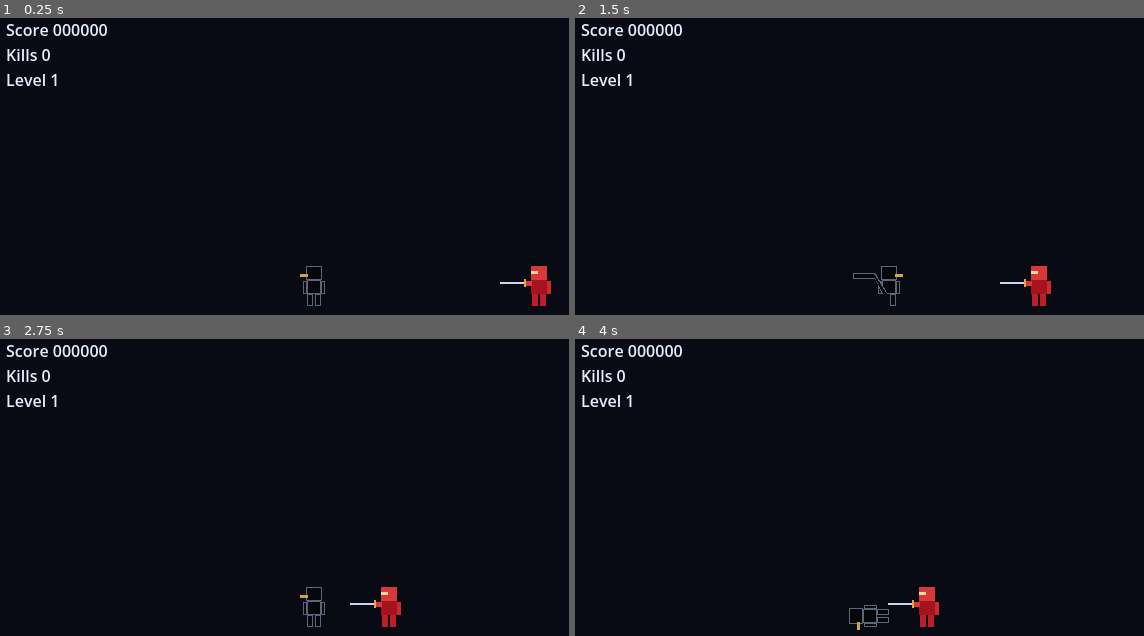
Above: before the commit, frames 1-4 (two rows, left to right).
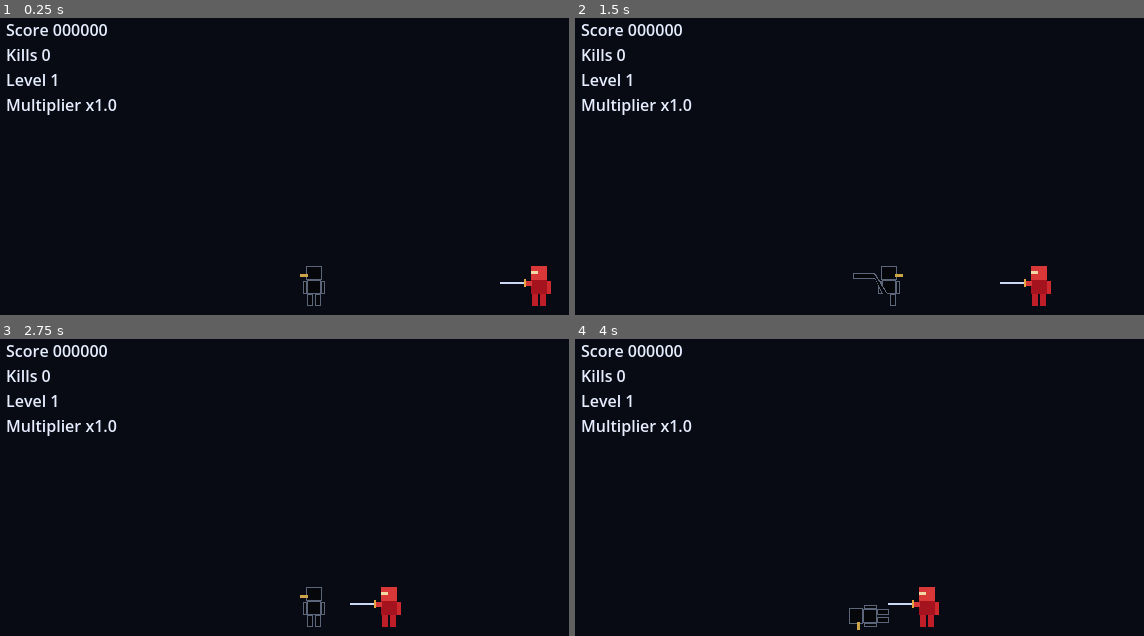
Above: after the commit, the same moments.

Repository: selymax79/Moonfall-Dojo
Game: Godot game, scene res://scenes/main.tscn
The game is run twice, just before and just after one commit, with the same random seed, the same clock (stepped at 60 frames per second) and the same inputs.
Inputs:
- Up to frame 1 (0.25 s): no input
- Up to frame 2 (1.5 s): hold Right (turn_right) 0.53-1.28 s; hold Down (duck) 0.53-1.28 s; tap Up (jump) at 0.77 s; hold Left (turn_left) from 1.28 s (still down); tap X (kick) at 1.35 s
- Up to frame 3 (2.75 s): tap Up (jump) at 1.52 s; release Left (turn_left) at 2.03 s; hold Right (turn_right) from 2.03 s (still down); hold Z (punch) from 2.03 s (still down)
- Up to frame 4 (4 s): release Z (punch) at 2.78 s; tap Down (duck) at 2.85 s; tap Up (jump) at 3.02, 3.77 s; release Right (turn_right) at 3.53 s; hold Left (turn_left) from 3.53 s (still down); hold X (kick) from 3.53 s (still down)

The runs differ from the first frame. In frame 1, 0.4% of the frame differs, in the area x 1-21%, y 27-33%; in frame 2, 0.4%; in frame 3, 0.4%; in frame 4, 0.4%.

Commit message:
Add run-based score multiplier

Diff:
--- a/scenes/main.tscn
+++ b/scenes/main.tscn
@@ -15,7 +15,7 @@
 offset_left = 12.0
 offset_top = 12.0
 offset_right = 172.0
-offset_bottom = 80.0
+offset_bottom = 104.0
 mouse_filter = 2
 theme_override_constants/separation = 2
 
@@ -39,3 +39,10 @@
 theme_override_colors/font_color = Color(0.9, 0.93, 1, 1)
 theme_override_font_sizes/font_size = 16
 text = "Level 1"
+
+[node name="MultiplierLabel" type="Label" parent="HUD/RunStats"]
+layout_mode = 2
+mouse_filter = 2
+theme_override_colors/font_color = Color(0.9, 0.93, 1, 1)
+theme_override_font_sizes/font_size = 16
+text = "Multiplier x1.0"
--- a/scripts/main.gd
+++ b/scripts/main.gd
@@ -15,6 +15,8 @@
 const HANDLED_THREATS_PER_LEVEL: int = 4
 var score: int = 0
 var kills: int = 0
+# Supply before _ready() for a future higher-level start; progression stays relative to this run.
+var run_start_level: int = 1
 var level: int = 1
 var spawn_countdown: float = -1.0
 var active_assassin = null
@@ -24,6 +26,7 @@
 @onready var score_label: Label = $HUD/RunStats/ScoreLabel
 @onready var kills_label: Label = $HUD/RunStats/KillsLabel
 @onready var level_label: Label = $HUD/RunStats/LevelLabel
+@onready var multiplier_label: Label = $HUD/RunStats/MultiplierLabel
 
 
 ## Randomise before entering the tree so tests can override the seed before the first spawn.
@@ -33,6 +36,7 @@
 
 ## A fresh scene starts a fresh encounter without resetting any existing Player state.
 func _ready() -> void:
+	level = run_start_level
 	update_hud()
 	spawn_assassin()
 
@@ -42,6 +46,17 @@
 	score_label.text = "Score %06d" % score
 	kills_label.text = "Kills %d" % kills
 	level_label.text = "Level %d" % level
+	var half_units: int = get_multiplier_half_units()
+	# Integer quotient and remainder display exact halves with one decimal place.
+	@warning_ignore("integer_division")
+	multiplier_label.text = "Multiplier x%d.%d" % [half_units / 2, (half_units % 2) * 5]
+
+
+## Two half-units mean x1.0; each three completed run levels add another half-unit.
+func get_multiplier_half_units() -> int:
+	# Truncation intentionally counts only complete groups of three levels.
+	@warning_ignore("integer_division")
+	return 2 + (level - run_start_level) / 3
 
 
 ## Temporary development convenience: reload the whole scene, even during actions or death.
@@ -84,10 +99,14 @@
 	player.resolve_attack(active_assassin)
 	if active_assassin.is_dead:
 		# Award once here before clearing the reference, independently of deferred node removal.
+		# Score before advancing Level: the completion kill uses the old multiplier.
+		var half_units: int = get_multiplier_half_units()
+		@warning_ignore("integer_division")
+		score += (POINTS_PER_KILL * half_units) / 2
 		kills += 1
-		score += POINTS_PER_KILL
 		# Kills are all handled threats for now; future dodges can contribute to this total.
-		level = 1 + floori(float(kills) / HANDLED_THREATS_PER_LEVEL)
+		@warning_ignore("integer_division")
+		level = run_start_level + kills / HANDLED_THREATS_PER_LEVEL
 		update_hud()
 		# The flag is immediate; queue_free() happens later. Start counting on the next tick.
 		active_assassin = null
